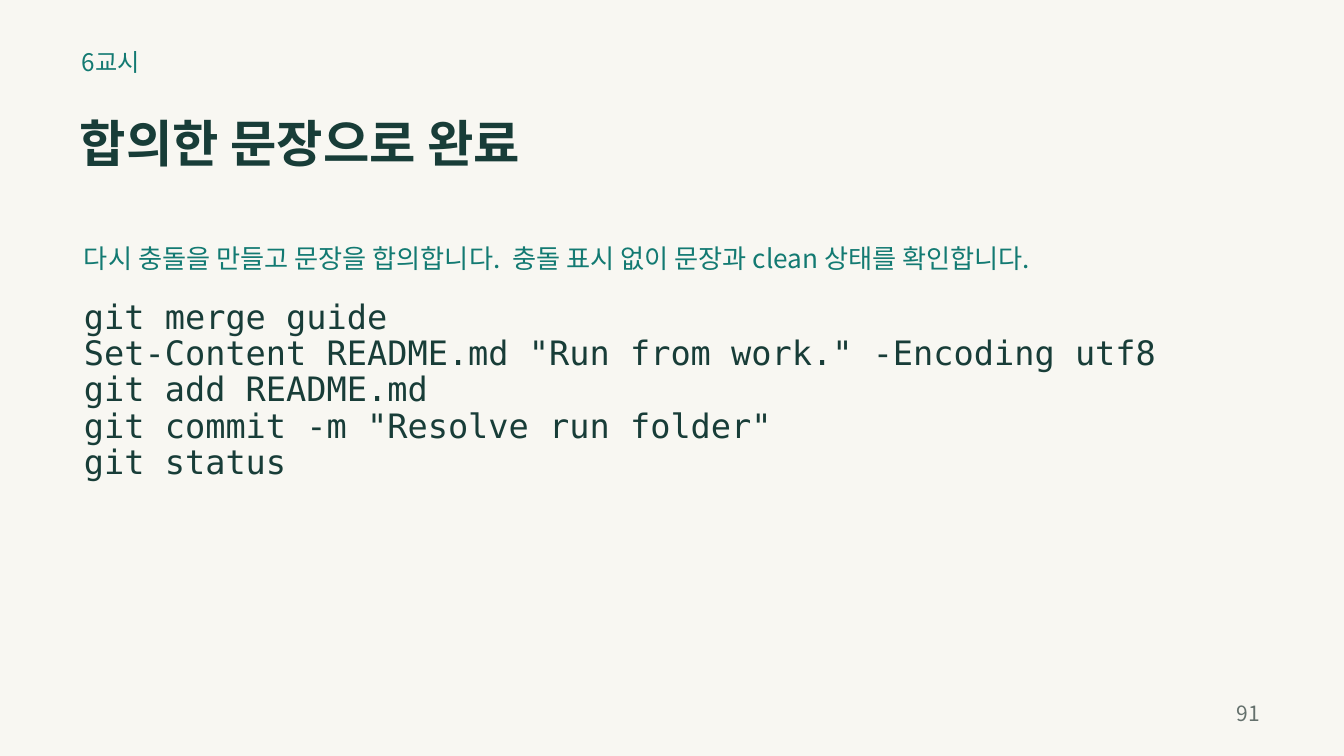
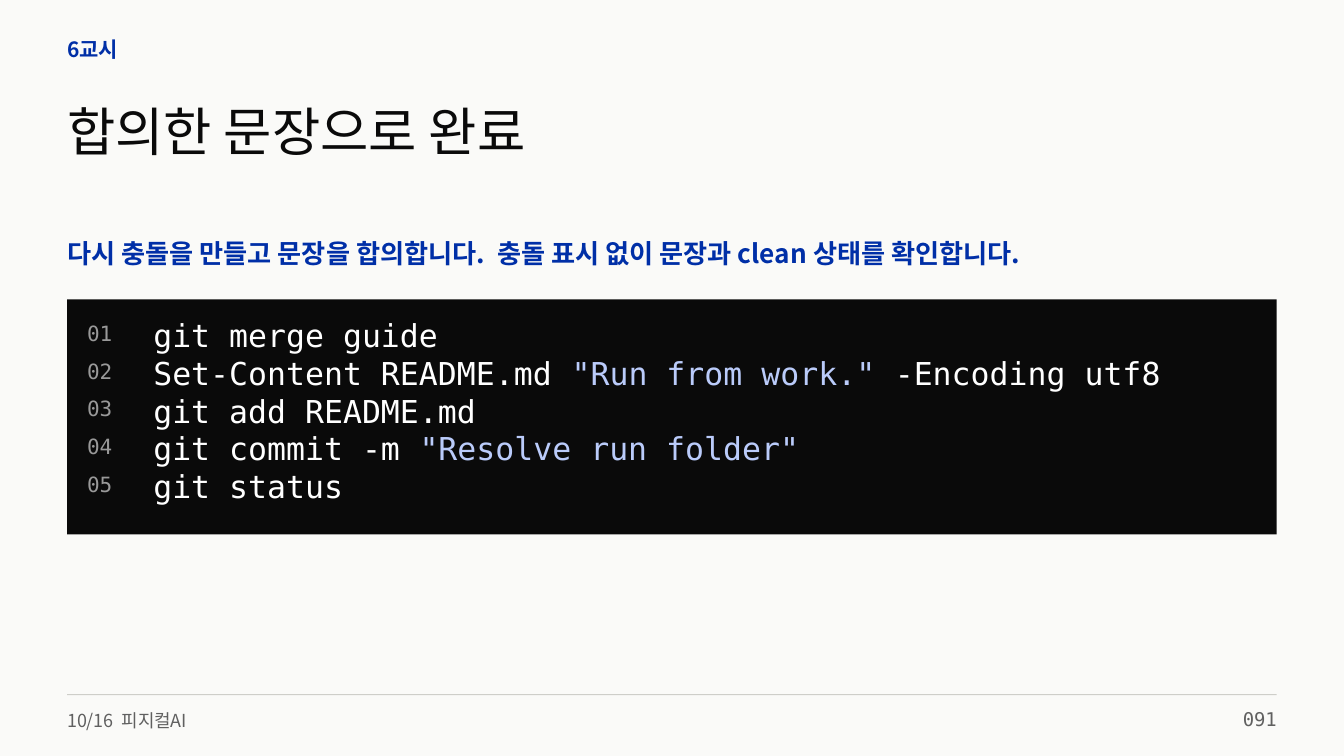
Before and after one commit to zeusk302-png/kdigital-physical-ai, a slide deck: slide 91 of downloads/2026-10-16/readable-slides.pptx. Drawn at 1344x756 pixels with LibreOffice and Linux fonts; fonts in the diff are those of the drawing. Boxes give left, top, right and bottom in pixels: in the first picture for what was removed or moved away, otherwise in the second. Text is boxed around its words. In the diff, an @@ line names an element or a change of style, - is before the commit and + after.

```diff
--- a/downloads/2026-10-16/readable-slides.pptx
+++ b/downloads/2026-10-16/readable-slides.pptx
@@ background #F8F7F2 to #FAFAF8 @@
@@ text "6교시": place and size @@
-text "6교시" at [82,51,140,73]
+text "6교시" at [67,39,118,59]
@@ text "6교시" at [67,39,118,59]: size 17.2 to 15 pt, text colour #137A72 to #002FA7, bold on @@
@@ text "합의한 문장으로 완료": place and size @@
-text "합의한 문장으로 완료" at [80,119,520,167]
+text "합의한 문장으로 완료" at [67,107,526,155]
@@ text "합의한 문장으로 완료" at [67,107,526,155]: size 36 to 37.5 pt, text colour #183D38 to #0A0A0A, bold off @@
@@ text "다시 충돌을 만들고 문장을 합의합니다. ...": place and size @@
-text "다시 충돌을 만들고 문장을 합의합니다. ..." at [84,246,1030,270]
+text "다시 충돌을 만들고 문장을 합의합니다. ..." at [67,241,1020,266]
@@ text "다시 충돌을 만들고 문장을 합의합니다. ..." at [67,241,1020,266]: text colour #137A72 to #002FA7, bold on @@
@@ rectangle added at [68,299,1277,534], fill #0A0A0A @@
@@ text at [84,303,387,336]: paragraph removed @@
-git merge guide
@@ text added at [87,325,112,341], 15 pt, text #999999 @@
+01
@@ text added at [153,323,438,354], 22.5 pt, text #FFFFFF @@
+git merge guide
@@ text "Set-Content README.md "Run from work." ...": place and size @@
-text "Set-Content README.md "Run from work." ..." at [84,303,1156,481]
+text "Set-Content README.md "Run from work." ..." at [153,361,1161,392]
@@ text "Set-Content README.md "Run from work." ..." at [153,361,1161,392]: size 24 to 22.5 pt; text colour #183D38 to #FFFFFF in "Set-Content README.md -Encoding utf8"; text colour #183D38 to #BACBFA in ""Run from work.""; line spacing 0.9 to 1 @@
@@ text at [84,375,772,481]: paragraphs removed @@
-git add README.md
-git commit -m "Resolve run folder"
-git status
@@ text added at [87,363,112,379], 15 pt, text #999999 @@
+02
@@ text added at [87,400,112,416], 15 pt, text #999999 @@
+03
@@ text added at [153,399,476,430], 22.5 pt, text #FFFFFF @@
+git add README.md
@@ text added at [87,438,112,454], 15 pt, text #999999 @@
+04
@@ text added at [153,436,799,467], 22.5 pt, text #BACBFA @@
+git commit -m "Resolve run folder"
@@ text added at [87,476,112,492], 15 pt, text #999999 @@
+05
@@ text added at [153,474,343,505], 22.5 pt, text #FFFFFF @@
+git status
@@ text added at [67,712,187,730], 12.8 pt, text #606060 @@
+10/16 피지컬AI
@@ rectangle added at [68,695,1277,696], fill #CECEC9 @@
@@ text removed at [1237,705,1260,721] @@
-91
@@ text added at [1243,712,1277,726], 13.5 pt, text #606060 @@
+091
```
Also in this commit, not shown: 108 other slides changed, 11 other files.
